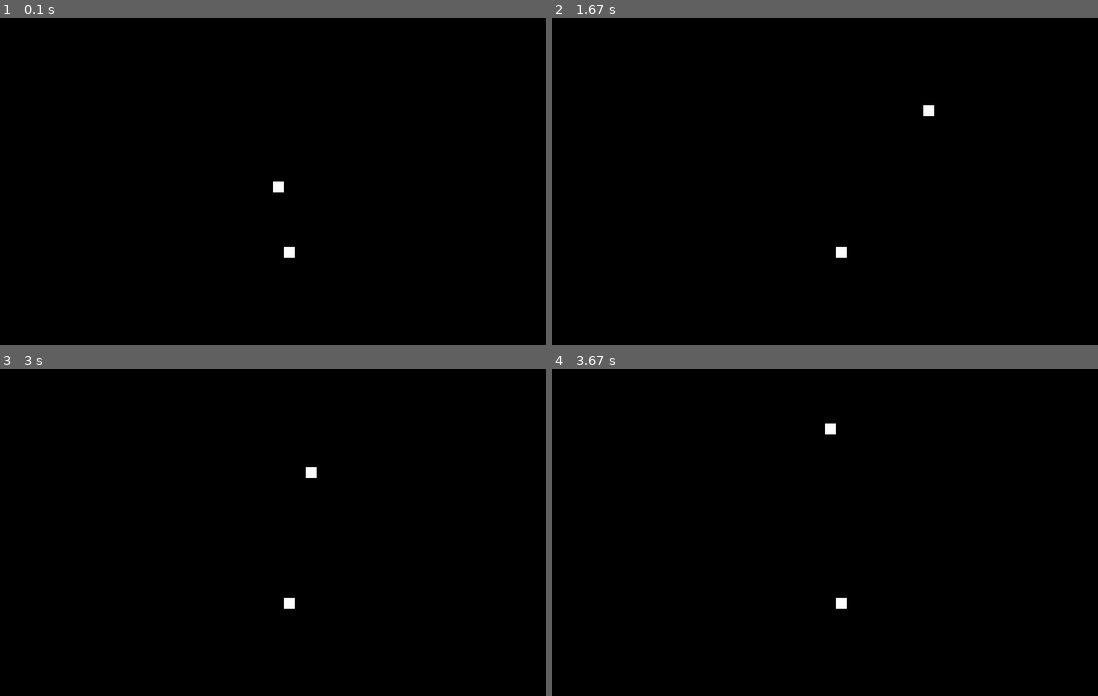
Above: before the commit, frames 1-4 (two rows, left to right).
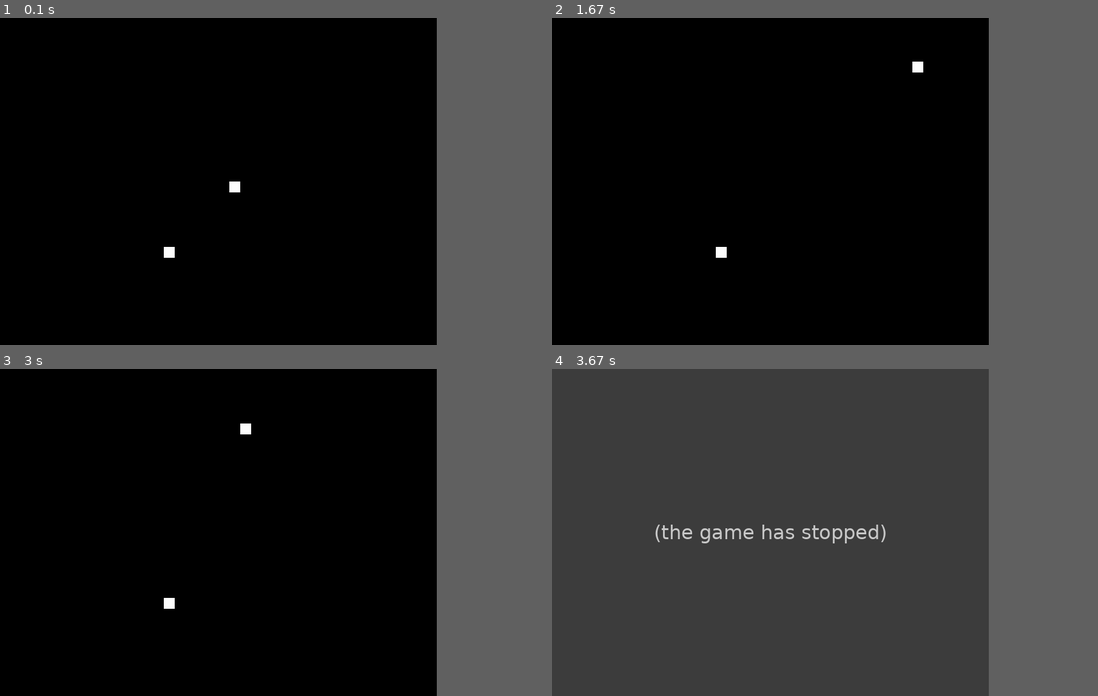
Above: after the commit, the same moments.

Repository: theyeeman/snake-pygame
Game: pygame game, started from main.py
The game is run twice, just before and just after one commit, with the same random seed, the same clock (stepped at 60 frames per second) and the same inputs.
Inputs:
- Up to frame 1 (0.1 s): no input
- Up to frame 2 (1.67 s): hold Right 0.33-0.8 s; hold Up 0.83-1.3 s
- Up to frame 3 (3 s): hold Left 1.83-2.37 s; hold Down 2.4-2.7 s; hold Left from 2.73 s (still down)
- Up to frame 4 (3.67 s): release Left at 3.13 s; hold Up 3.17-3.53 s
In our replay, the window is 900x540 before the commit and 720x540 after it. These sizes can differ from the game's own. Grey fills any space a smaller window leaves; there, only what the larger window draws over its background counts as a difference.

The runs differ from the first frame. In frame 1, 0.3% of the frame differs, in the area x 30-54%, y 50-74%; in frame 2, 0.3%; in frame 3, 0.3%; in frame 4, 80%, in the area x 0-80%, y 0-100%.
After the commit the program exited at 3.6 s; later frames show no game.

Commit message:
fix bug where snake can run into itself even if game is running slowly

Diff:
--- a/main.py
+++ b/main.py
@@ -1,4 +1,3 @@
-from os import DirEntry
 import pygame
 from Engine.snake import Snake
 from Engine.screen import Screen
@@ -24,10 +23,10 @@
                 snake.key_pressed(Direction.DOWN)
             elif event.key == K_LEFT:
                 snake.key_pressed(Direction.LEFT)
-
+            break
 
 if __name__ == "__main__":
-    screen = Screen(50, 30, 20)
+    screen = Screen(40, 30, 20)
     screen.init_display()
 
     snake = Snake(screen)
@@ -38,6 +37,6 @@
         handle_events()
         screen.draw_snake(snake)
         snake.move_snake()
-        clock.tick(10)
+        clock.tick(15)
 
     pygame.quit()
